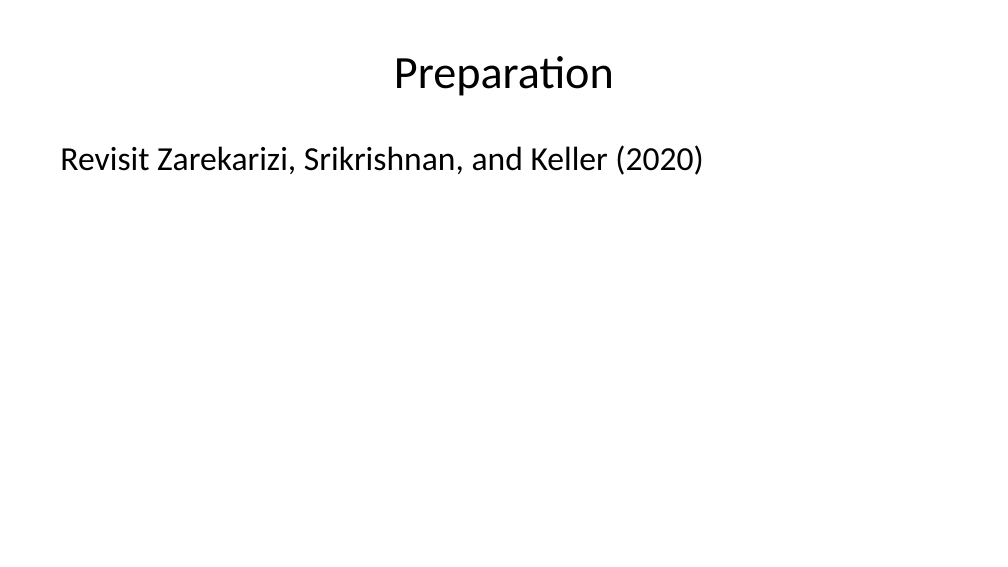
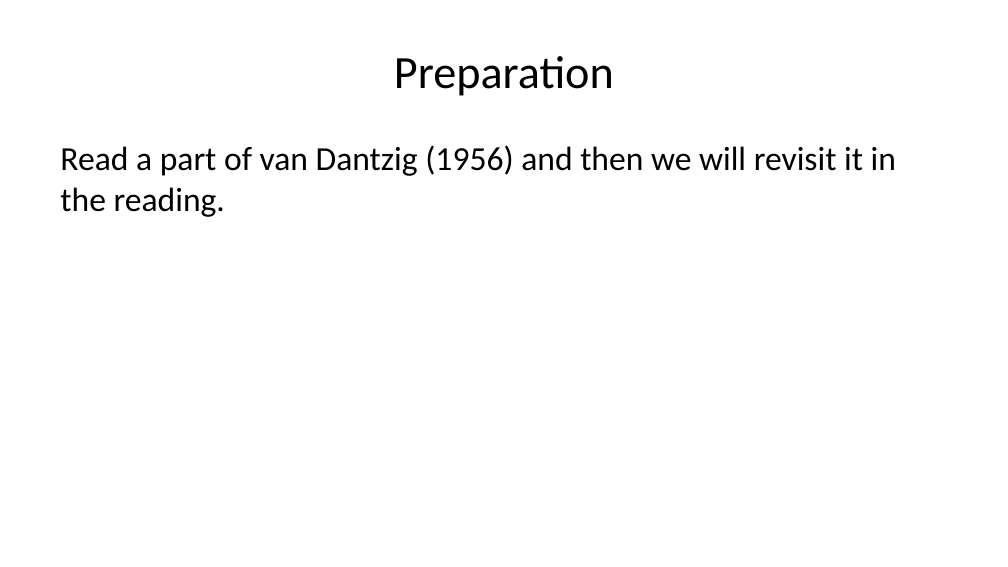
Before and after one commit to CEVE-421-521/ceve-421-521.github.io, a slide deck: slide 3 of lectures/week-06/index.pptx (slide 4 before the commit). Drawn at 1008x567 pixels with LibreOffice and Linux fonts; fonts in the diff are those of the drawing. Boxes give left, top, right and bottom in pixels: in the first picture for what was removed or moved away, otherwise in the second. Text is boxed around its words. In the diff, an @@ line names an element or a change of style, - is before the commit and + after.

```diff
--- a/lectures/week-06/index.pptx
+++ b/lectures/week-06/index.pptx
@@ text at (60, 145, 896, 217): text changed @@
-Revisit Zarekarizi, Srikrishnan, and Keller (2020)
+Read a part of van Dantzig (1956) and then we will revisit it in the reading.
```
Also in this commit, not shown: 2 other slides changed, 54 other files.
